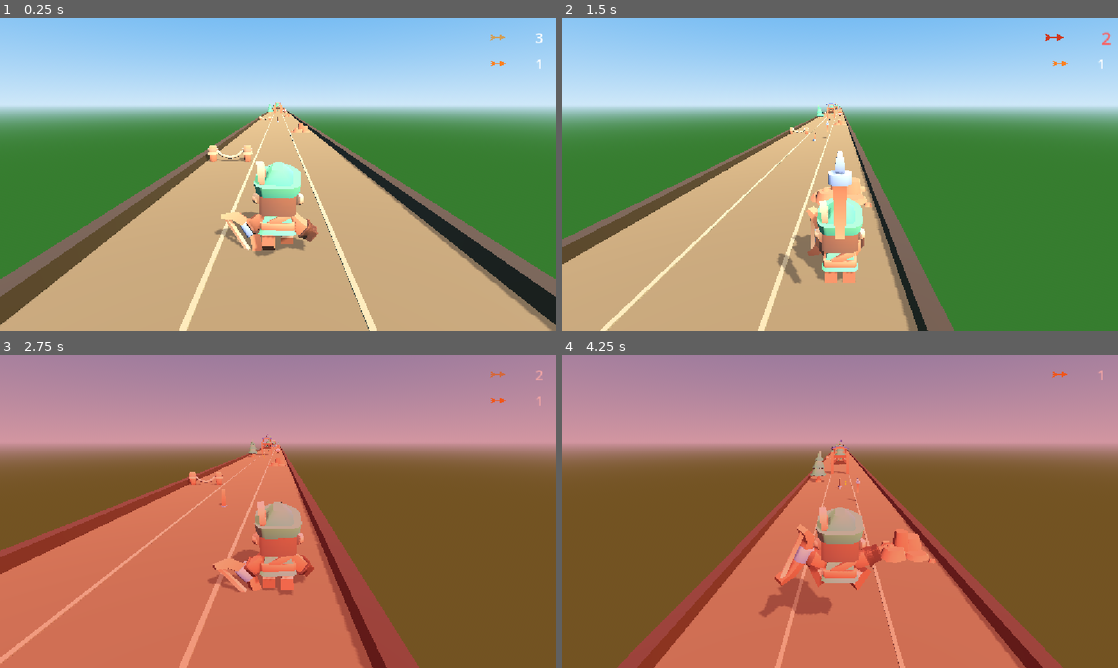
Above: before the commit, frames 1-4 (two rows, left to right).
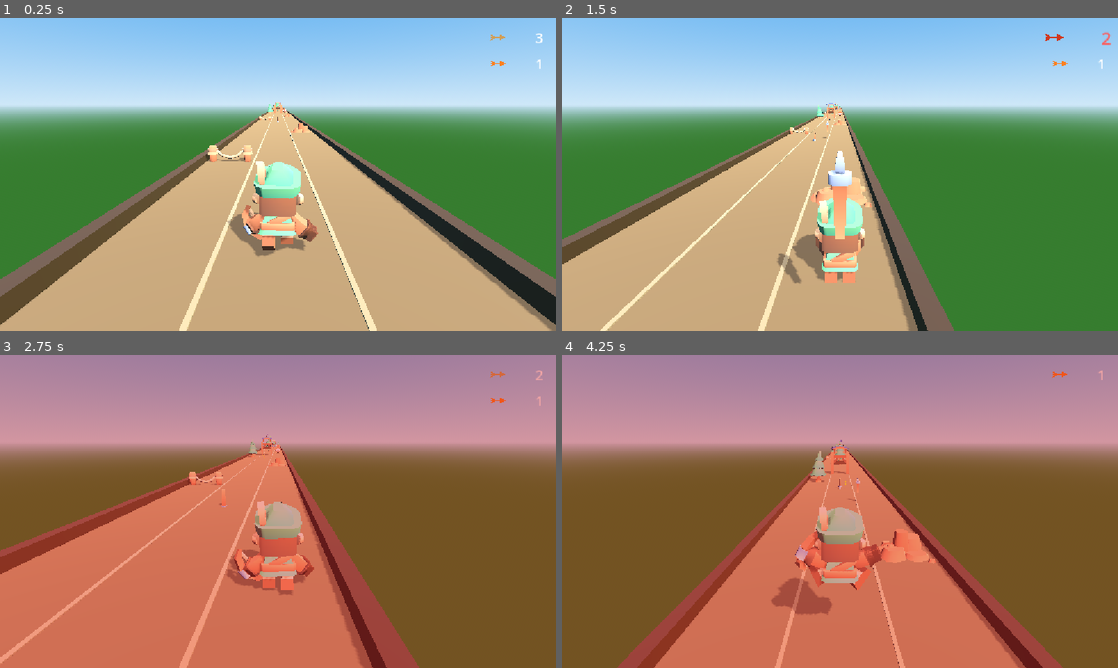
Above: after the commit, the same moments.

Repository: emrullah-enis-ctnky/RobinRunnerGame-Godot
Game: Godot game, scene res://scenes/world/world.tscn
Same seed, same stepped clock (60 frames per second), same inputs: the game is played once before the commit and once after it.
Inputs (mouse positions are in pixels of both pictures, inside the frame that each line leads up to):
- Up to frame 1 (0.25 s): no input
- Up to frame 2 (1.5 s): tap Enter (ui_accept) at 0.5 s; move the mouse to (962, 158) at 0.52 s; hold Right (move_right) 0.53-1.25 s; tap F (shoot) at 0.6 s; click (962, 158) at 0.67 s; tap Space (jump) at 0.77, 1.07 s; drag from (728, 190) to (812, 237) at 1.27 s
- Up to frame 3 (2.75 s): move the mouse to (333, 442) at 2.02 s; hold Right (move_right) from 2.03 s (still down); tap F (shoot) at 2.1 s
- Up to frame 4 (4.25 s): release Right (move_right) at 2.75 s; drag from (812, 574) to (673, 464) at 2.77 s; move the mouse to (1006, 558) at 3.52 s; hold Left (move_left) from 3.53 s (still down); tap F (shoot) at 3.6 s; tap Space (jump) at 3.77, 4.07 s

The runs differ from the first frame. In frame 1, 0.5% of the frame differs, in the area x 38-48%, y 59-75%; in frame 2, 0.2%; in frame 3, 0.6%, in the area x 37-48%, y 62-76%; in frame 4, 0.5%.

Commit message:
fix(combat): tune bow hold rotation and scale
The bow was attached to the archer's hand in Step 7.6d but its hold
orientation and size still read wrong. On user visual review the bow
rotation was changed from Vector3(90, 0, 0) to Vector3(-90, 0, 0) and
its scale from 1.0 to 0.7, so the bow now sits in the hand at the
correct angle and size.

Co-authored-by: CommandCodeBot <noreply@commandcode.ai>

Diff:
--- a/scripts/player/player_controller.gd
+++ b/scripts/player/player_controller.gd
@@ -41,8 +41,8 @@
 @export var shoot_release_time: float = GameConfig.SHOOT_RELEASE_TIME
 @export var arrow_scan_range: float = GameConfig.ARROW_SCAN_RANGE
 @export var bow_offset: Vector3 = Vector3(0.006, 0.012, 0.006)
-@export var bow_rotation_degrees: Vector3 = Vector3(90.0, 0.0, 0.0)
-@export var bow_scale: float = 1.0
+@export var bow_rotation_degrees: Vector3 = Vector3(-90.0, 0.0, 0.0)
+@export var bow_scale: float = 0.7
 
 var current_lane: int = GameConfig.LANE_CENTER
 var target_x: float = 0.0
Not shown, changed: memory-bank/progress.md
